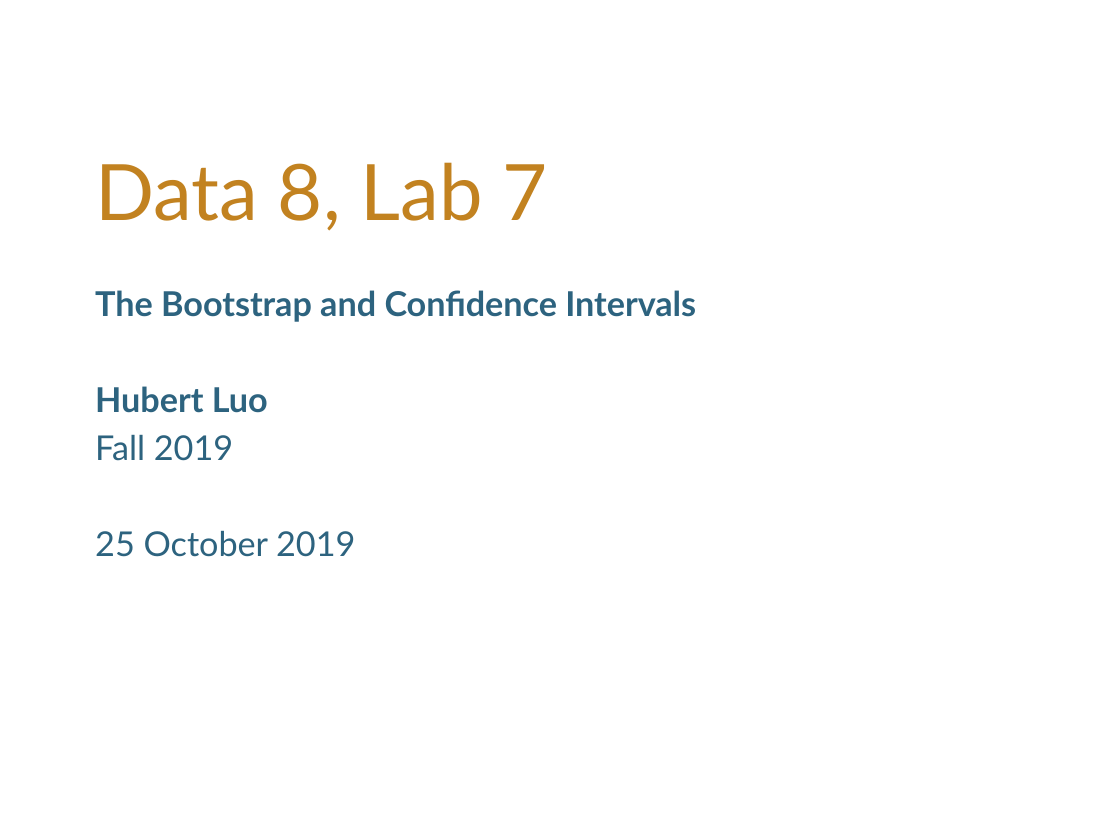
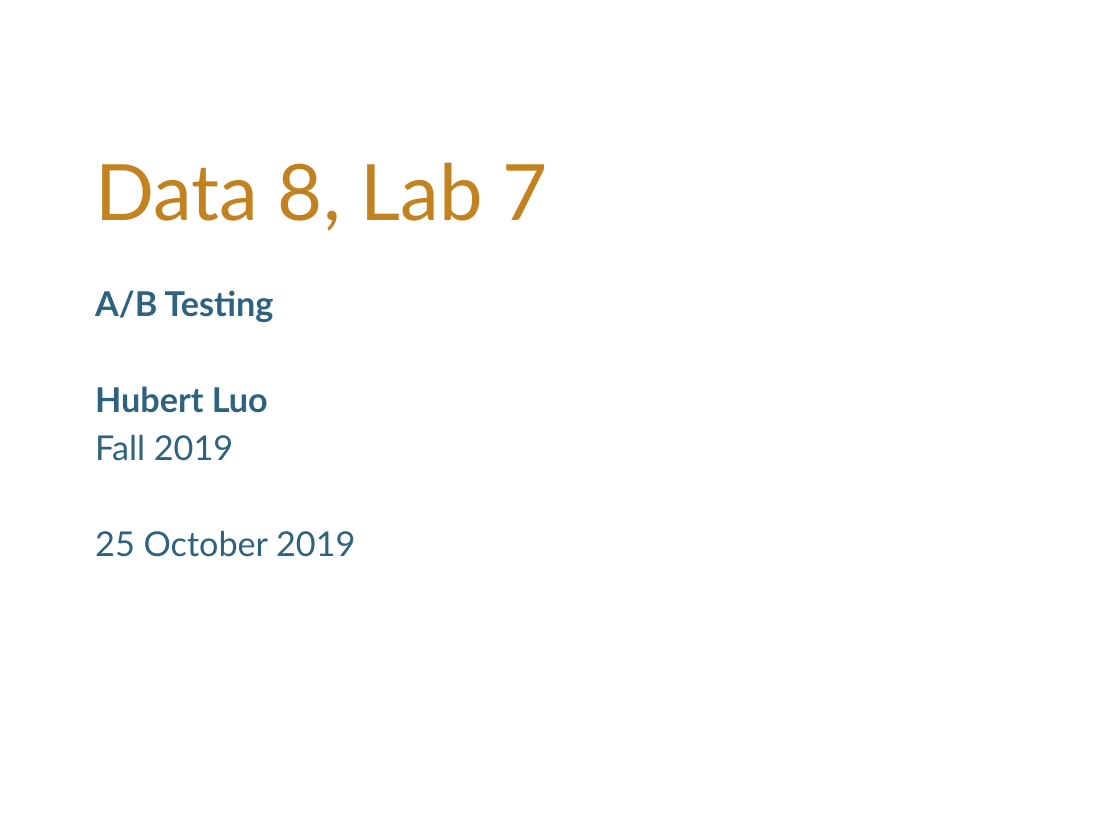
Before and after one commit to hLuo27/teaching, a slide deck: slide 1 of data8/slides/lab7.pptx. Drawn at 1120x840 pixels with LibreOffice and Linux fonts; fonts in the diff are those of the drawing; background and template pictures are left out. Boxes give left, top, right and bottom in pixels: in the first picture for what was removed or moved away, otherwise in the second. Text is boxed around its words. In the diff, an @@ line names an element or a change of style, - is before the commit and + after.

```diff
--- a/data8/slides/lab7.pptx
+++ b/data8/slides/lab7.pptx
@@ subtitle at (95, 290, 274, 322): text changed @@
-The Bootstrap and Confidence Intervals
+A/B Testing
```
Also in this commit, not shown: 1 other slide changed, 7 slides added, 4 slides removed, 5 other files.
